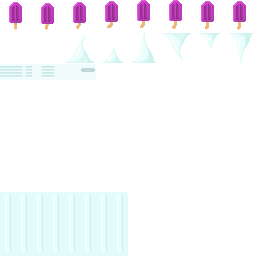
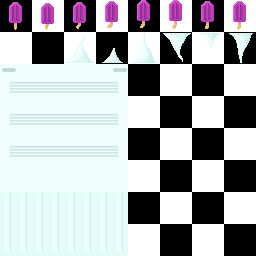
The second 256 × 256 image is a revision of the first. Changes to its layers:
renamed "Layer 15" to "Layer 43", painted on it over left=0, top=0, right=253, bottom=192
removed layer "Layer 14" over left=201, top=1, right=214, bottom=22
removed layer "Layer 12" over left=137, top=0, right=150, bottom=21
removed layer "Layer 10" over left=73, top=2, right=86, bottom=23
removed layer "Layer 8" over left=9, top=2, right=253, bottom=63
removed layer "Layer 7" over left=0, top=33, right=156, bottom=80
removed layer "Pop Run Anim" over left=9, top=0, right=241, bottom=30
showed "Layer 6" over left=0, top=0, right=256, bottom=256
